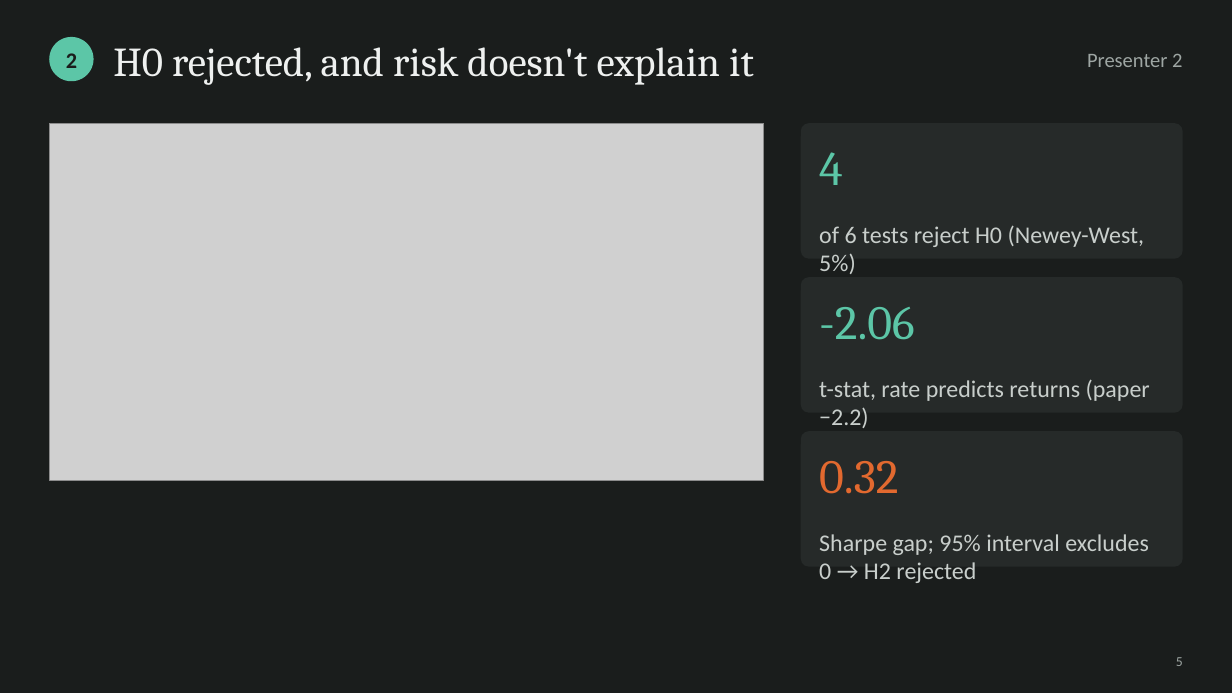
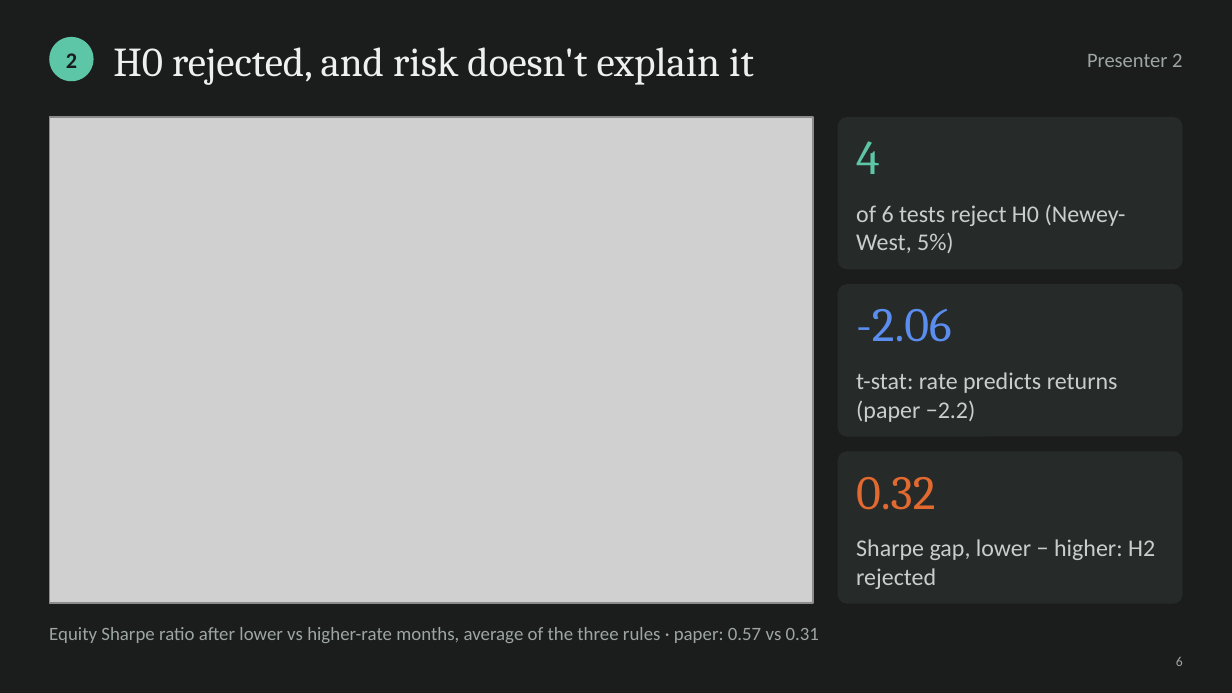
Before and after one commit to cyee02/MQF, a slide deck: slide 6 of QF600/Final Assignment/04 - Presentation Slides Group 6.pptx (slide 5 before the commit). Drawn at 1232x693 pixels with LibreOffice and Linux fonts; fonts in the diff are those of the drawing; grey boxes stand for pictures. Boxes give left, top, right and bottom in pixels: in the first picture for what was removed or moved away, otherwise in the second. Text is boxed around its words. In the diff, an @@ line names an element or a change of style, - is before the commit and + after.

```diff
--- a/QF600/Final Assignment/04 - Presentation Slides Group 6.pptx
+++ b/QF600/Final Assignment/04 - Presentation Slides Group 6.pptx
@@ picture: place and size @@
-picture at <box>49,123,764,480</box>
+picture at <box>49,117,813,604</box>
@@ rounded rectangle: place and size @@
-rounded rectangle at <box>801,123,1183,259</box>
+rounded rectangle at <box>838,117,1183,270</box>
@@ text "4": place and size @@
-text "4" at <box>819,152,843,185</box>
+text "4" at <box>856,141,880,174</box>
@@ text "of 6 tests reject H0 ..." rewrapped from <box>819,225,1145,274</box> to <box>856,204,1126,253</box> @@
@@ rounded rectangle: place and size @@
-rounded rectangle at <box>801,277,1183,413</box>
+rounded rectangle at <box>838,285,1183,437</box>
@@ text "-2.06": place and size @@
-text "-2.06" at <box>819,307,914,340</box>
+text "-2.06" at <box>856,309,951,342</box>
@@ text "-2.06" at <box>856,309,951,342</box>: text colour #5CC6A7 to #5B8DEF @@
@@ text at <box>856,372,1118,422</box>: text changed @@
-t-stat, rate predicts returns (paper −2.2)
+t-stat: rate predicts returns (paper −2.2)
@@ rounded rectangle: place and size @@
-rounded rectangle at <box>801,431,1183,567</box>
+rounded rectangle at <box>838,451,1183,604</box>
@@ text "0.32": place and size @@
-text "0.32" at <box>819,461,898,494</box>
+text "0.32" at <box>856,477,935,510</box>
@@ text at <box>856,539,1155,589</box>: text changed @@
-Sharpe gap; 95% interval excludes 0 → H2 rejected
+Sharpe gap, lower − higher: H2 rejected
@@ text added at <box>49,627,819,643</box>, 11 pt, text #9EA6A3 @@
+Equity Sharpe ratio after lower vs higher-rate months, average of the three rules · paper: 0.57 vs 0.31
@@ text at <box>1176,657,1183,666</box>: text changed @@
-5
+6
```
Also in this commit, not shown: 11 other slides changed, 7 slides added, 2 slides removed, 34 other files.
